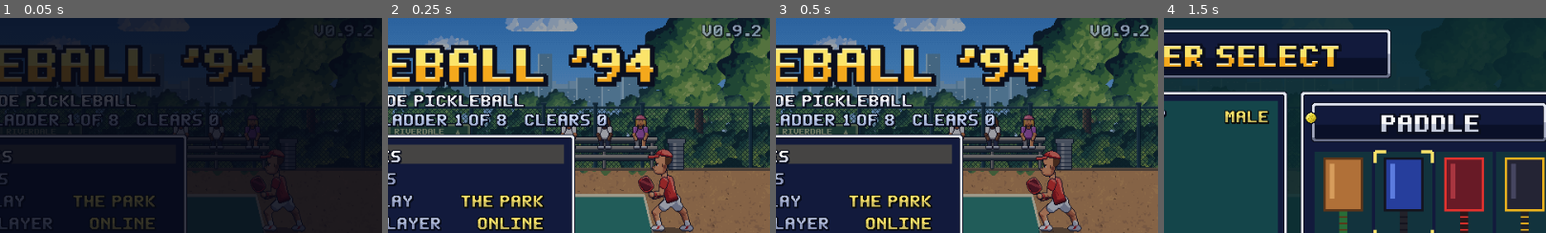
Above: before the commit, frames 1-4 (left to right).
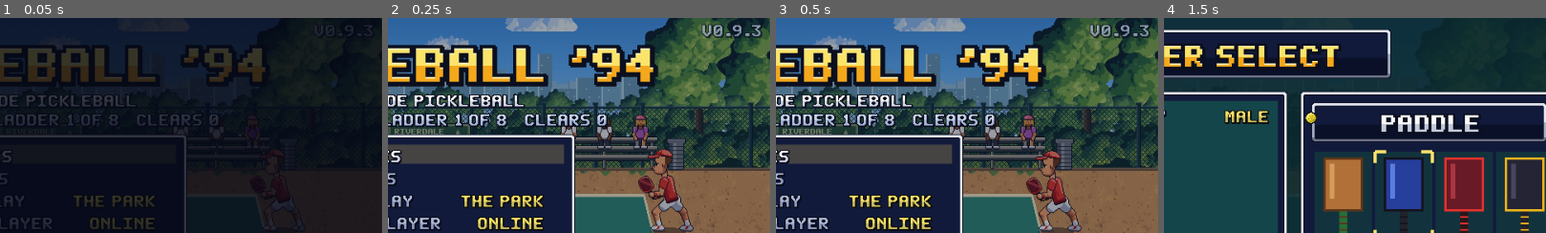
Above: after the commit, the same moments.

Repository: austinthedeveloper/pickleball-port-kit
Game: Godot game, scene res://scenes/boot.tscn
The game is run twice, just before and just after one commit, with the same random seed, the same clock (stepped at 60 frames per second) and the same inputs.
Inputs (mouse positions are % of the whole screen's width and height, from its top left):
- Up to frame 1 (0.05 s): no input
- Up to frame 2 (0.25 s): no input
- Up to frame 3 (0.5 s): no input
- Up to frame 4 (1.5 s): tap Enter (start) at 0.5 s; hold D (move_right) 0.53-1.28 s; hold K (drive) 0.53-1.28 s; click (50, 50) at 0.67 s; move the mouse to (30, 55) at 1.27 s; hold S (move_down) from 1.28 s (still down); tap Space (hit) at 1.35 s
The pictures show only the part of the screen within x 44-94%, y 0-50%; the shares and areas given below are measured in that part.

The runs differ from the first frame. In frame 1, less than 0.1% of the frame differs, in the area x 95-98%, y 3-9%; in frame 2, less than 0.1%, in the area x 95-98%, y 3-10%; in frame 3, less than 0.1%; in frame 4, nothing differs.

Commit message:
Release 0.9.3: version bump and release notes
Co-Authored-By: Claude Opus 5.5 <noreply@anthropic.com>

Diff:
--- a/game/project.godot
+++ b/game/project.godot
@@ -10,7 +10,7 @@
 run/main_scene="res://scenes/boot.tscn"
 config/features=PackedStringArray("4.7")
 config/icon="res://icon.png"
-config/version="0.9.2"
+config/version="0.9.3"
 config/update_repo="austinthedeveloper/pickleball-port-kit"
 boot_splash/bg_color=Color(0.04, 0.06, 0.12, 1)
 
Not shown, changed: game/export_presets.cfg
Not shown, changed: design/PORT_ROADMAP.md
Not shown, changed: game/CHANGELOG.md
Not shown, changed: game/RELEASE_NOTES.md
